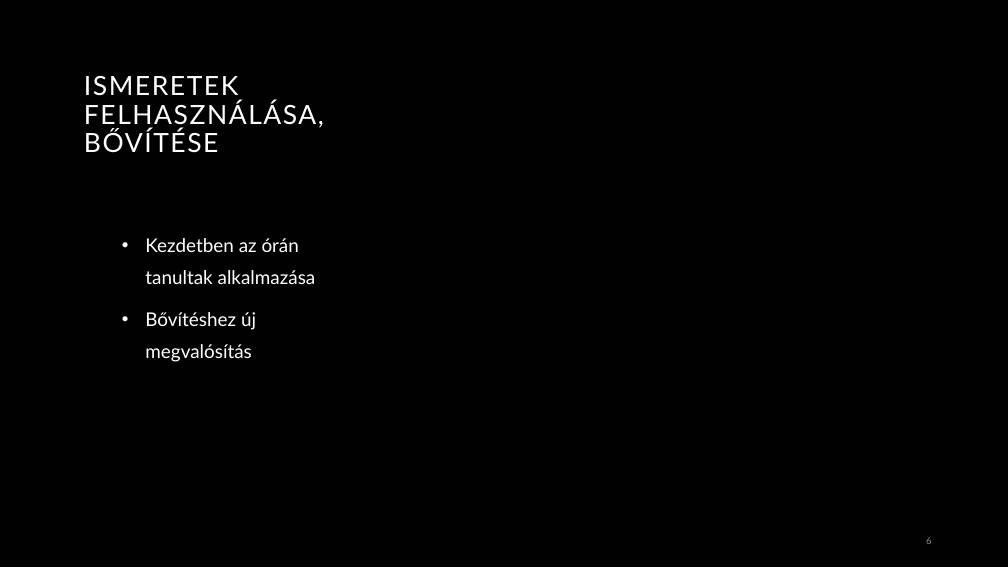
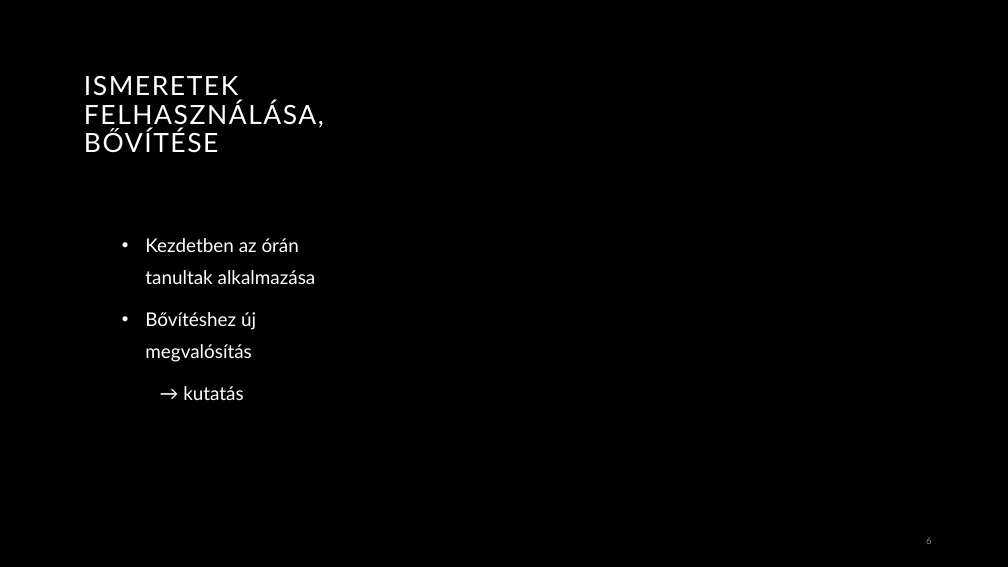
Before and after one commit to tthzsombor/prog_bead, a slide deck: slide 6 of Nepesseg.pptx. Drawn at 1008x567 pixels with LibreOffice and Linux fonts; fonts in the diff are those of the drawing; background and template pictures are left out. Boxes give left, top, right and bottom in pixels: in the first picture for what was removed or moved away, otherwise in the second. Text is boxed around its words. In the diff, an @@ line names an element or a change of style, - is before the commit and + after.

```diff
--- a/Nepesseg.pptx
+++ b/Nepesseg.pptx
@@ text at <box>183,386,243,400</box>: paragraph added @@
+    → kutatás
```
Also in this commit, not shown: 1 other slide changed, 1 other file.
